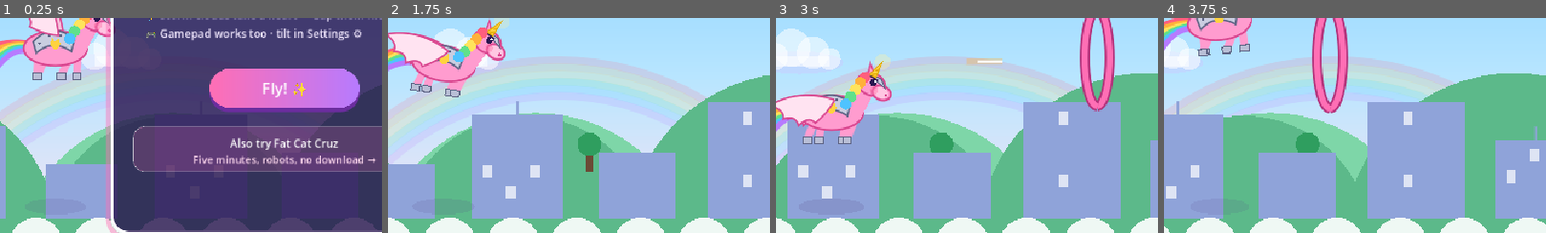
Above: before the commit, frames 1-4 (left to right).
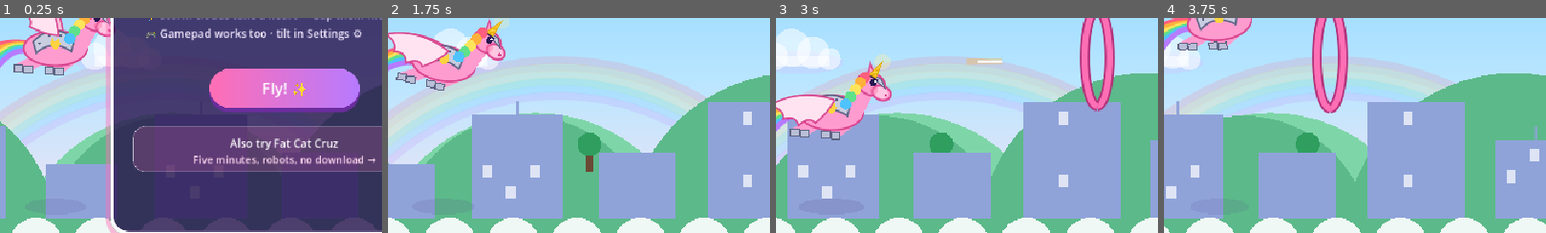
Above: after the commit, the same moments.

Repository: Dan8NOD/flying-unicorn
Game: Godot game, scene res://main.tscn
Same seed, same stepped clock (60 frames per second), same inputs: the game is played once before the commit and once after it.
Inputs (mouse positions are % of the whole screen's width and height, from its top left):
- Up to frame 1 (0.25 s): no input
- Up to frame 2 (1.75 s): tap Enter at 0.5 s; move the mouse to (72, 45) at 0.52 s; hold D (fly_right) 0.53-1.25 s; hold Space (fire) 0.53-1.25 s; click (72, 45) at 0.67 s; drag from (30, 55) to (45, 70) at 1.27 s
- Up to frame 3 (3 s): move the mouse to (60, 28) at 2.02 s; hold D (fly_right) 2.03-2.75 s; tap K at 2.1 s; drag from (45, 70) to (20, 35) at 2.77 s
- Up to frame 4 (3.75 s): move the mouse to (80, 65) at 3.52 s; hold A (fly_left) from 3.53 s (still down); tap Keypad Enter at 3.6 s
The pictures show only the part of the screen within x 13-63%, y 46-96%; the shares and areas given below are measured in that part.

The runs differ from the first frame. In frame 1, 0.9% of the frame differs, in the area x 3-22%, y 18-29%; in frame 2, 0.9%; in frame 3, 0.9%; in frame 4, 1.0%, in the area x 3-23%, y 6-18%.

Commit message:
Boss saucers + folded legs + gold size fun
Legs fold back for flight (sleepy ripple, hooves tucked) - no
more sky-gallop. Gold rings snap her 30% smaller or 30% bigger
at random, easing back over ~2s, with a tighter faster spin.
Every level sends a donut saucer boss on 4s: 15s countdown,
3x cloud armor, mid-fight shield top-up, slow random drift
that quickens 30% by the end, triple purple bolt spreads, and
a purple shield ring showing remaining HP. Rings spread wider
while he is here; he stays high so they stay grabbable. Horn
lasers and the eye-beam (heavy ticks) both hurt him; unbeaten,
he leaves and returns next level. Kills tracked on HUD and the
end card, with a new ElevenLabs arrival horn. Verified
headless 30s clean + windowed boss shot.

Diff:
--- a/main.gd
+++ b/main.gd
@@ -70,6 +70,8 @@
 const BEAM_PERIOD := 6.0
 const BEAM_DUR := 3.0
 var heat := 0.0
+var size_pop := 0.0
+var size_mul := 1.0
 var overheated := false
 var reload_t := 0.0
 var fire_ok := true
@@ -78,6 +80,12 @@
 var hill_x := 0.0
 var city_x := 0.0
 var ground_y := 0.0
+var boss: Boss = null
+var bolts: Array = []
+var boss_t := 0.0
+var boss_spawn_t := 4.0
+var boss_kills := 0
+var bolt_cd := 0.0
 var last_ring_y := H / 2
 var hurt_timer := 0.0
 var flash := 0.0
@@ -148,6 +156,31 @@
 	var gust := false
 	var lit := false
 	var zappy := false
+
+
+class Bolt:
+	var x: float
+	var y: float
+	var vx: float
+	var vy: float
+	var dead := false
+
+
+class Boss:
+	var x: float
+	var y: float
+	var hp := 6
+	var max_hp := 6
+	var phase := 0.0
+	var vx := 0.0
+	var vy := 0.0
+	var retarget := 0.0
+	var enter := true
+	var leaving := false
+	var shielded := false
+	var hit_flash := 0.0
+	var beam_tick := 0.0
+	var dead := false
 
 
 class Laser:
@@ -463,6 +496,7 @@
 	rings = []; clouds = []; lasers = []; particles = []; pickups = []; popups = []
 	ring_timer = 0.6; cloud_timer = 3.5; fire_cooldown = 0; last_ring_y = H / 2
 	heat = 0; overheated = false; reload_t = 0; fire_ok = true; beam_cd = BEAM_PERIOD; beam_t = 0
+	size_pop = 0; size_mul = 1; boss = null; bolts = []; boss_t = 0; boss_spawn_t = 4.0; boss_kills = 0; bolt_cd = 0
 	hurt_timer = 0; flash = 0; level_banner = 2.2; t = 0
 	over_card_timer = 0; over_card_visible = false
 	uni.y = H / 2; uni.vy = 0; uni.vx = 0
@@ -496,6 +530,8 @@
 	over_card_timer = 1.2
 	over_card_visible = false
 	over_fx_timer = 0
+	boss = null
+	bolts = []
 
 
 var _had_focus := false
@@ -573,8 +609,11 @@
 	if hurt_timer > 0: hurt_timer -= dt
 	fire_cooldown = maxf(0, fire_cooldown - dt)
 	_tick_weapons(dt)
+	_boss_update(dt)
 	# Feel timers: reactions decay, ambient life goes on.
 	react_pop = maxf(0.0, react_pop - dt * 3.5)
+	if size_pop > 0:
+		size_pop -= dt
 	react_angle += react_spin * dt
 	react_spin = move_toward(react_spin, 0.0, dt * 14.0)
 	# Settle back to upright — a resting tilt reads as stuck sideways.
@@ -699,7 +738,7 @@
 			if absf(uni.y - r.y) < r.ry - 12:
 				r.result = "hit"
 				react_pop = 1.0
-				if r.gold: react_spin = 7.0
+				if r.gold: _gold_hit()
 				combo += 1; rings_passed += 1
 				best_combo = maxi(best_combo, combo)
 				var pts := (50 if r.gold else 10) * combo
@@ -802,18 +841,28 @@
 		return
 	if beam_t > 0:
 		beam_t -= dt
-		_beam_hit()
+		_beam_hit(dt)
 		if beam_t <= 0:
 			beam_cd = BEAM_PERIOD - BEAM_DUR
 	elif beam_cd > 0:
 		beam_cd -= dt
 		if beam_cd <= 0:
 			beam_t = BEAM_DUR
+			if boss != null:
+				boss.beam_tick = 0.0
 			synth.beam()
 			_popup(uni.x, uni.y - 130, "EYE BEAM!", Color("ff4d5e"))
 
 
-func _beam_hit() -> void:
+func _beam_hit(dt: float) -> void:
+	if boss != null and not boss.dead and not boss.leaving:
+		var bin: bool = (absf(boss.x - uni.x) < 90 and boss.y < uni.y) if vertical else (boss.x > uni.x - 20 and absf(boss.y - (uni.y - 18)) < 90)
+		if bin:
+			boss.beam_tick -= dt
+			if boss.beam_tick <= 0:
+				boss.beam_tick = 0.6
+				_damage_boss(1)
+				_burst(boss.x, boss.y, 10, [Color.WHITE, Color("ff4d5e")], 220)
 	for c in clouds:
 		if c.dead:
 			continue
@@ -822,6 +871,176 @@
 			c.dead = true
 			score += 25
 			_burst(c.x, c.y, 24, [Color.WHITE, Color("ff4d5e"), Color("ffd23f")], 260)
+
+
+func _spawn_boss() -> void:
+	var nb := Boss.new()
+	nb.hp = 5 + level
+	nb.max_hp = nb.hp
+	nb.phase = randf_range(0, 6)
+	if vertical:
+		nb.x = VW / 2
+		nb.y = -80
+	else:
+		nb.x = W + 80
+		nb.y = H * 0.25
+	boss = nb
+	boss_t = 15.0
+	bolt_cd = 1.5
+	_popup(clampf(nb.x, 140, (VW if vertical else W) - 140), 150, "BOSS! 15s!", Color("c77bff"))
+	synth.boss()
+
+
+func _boss_update(dt: float) -> void:
+	if state != "play":
+		return
+	if boss == null:
+		boss_spawn_t -= dt
+		if boss_spawn_t <= 0:
+			_spawn_boss()
+		return
+	var b := boss
+	if b.hit_flash > 0:
+		b.hit_flash -= dt
+	var ramp := 1.0 + 0.3 * (1.0 - clampf(boss_t / 15.0, 0.0, 1.0))
+	if b.leaving:
+		if vertical:
+			b.y += 420 * dt
+		else:
+			b.x += 420 * dt
+		_update_bolts(dt, false)
+		if (b.y > VH + 100) if vertical else (b.x > W + 100):
+			boss = null
+		return
+	boss_t -= dt
+	if boss_t <= 7.5 and not b.shielded:
+		b.shielded = true
+		b.hp += 2
+		b.max_hp += 2
+		_popup(b.x, b.y - 70, "Shield up!", Color("b77bff"))
+	if boss_t <= 0:
+		_boss_escape()
+		return
+	if b.enter:
+		if vertical:
+			b.y += 130 * dt
+			if b.y >= 150:
+				b.enter = false
+		else:
+			b.x -= 130 * dt
+			if b.x <= W - 170:
+				b.enter = false
+	else:
+		b.retarget -= dt
+		if b.retarget <= 0:
+			b.retarget = randf_range(1.5, 3.0)
+			b.vx = randf_range(-55, 55)
+			b.vy = randf_range(-40, 40)
+		b.x += (b.vx * ramp + sin(t * 1.7 + b.phase) * 20) * dt
+		b.y += (b.vy * ramp + cos(t * 1.3 + b.phase) * 16) * dt
+		if vertical:
+			b.x = clampf(b.x, 70, VW - 70)
+			b.y = clampf(b.y, 100, VH * 0.4)
+		else:
+			b.x = clampf(b.x, W * 0.45, W - 100)
+			b.y = clampf(b.y, 80, H * 0.45)
+	bolt_cd -= dt
+	if bolt_cd <= 0 and not b.enter:
+		bolt_cd = 1.6
+		var base := Vector2(uni.x - b.x, uni.y - b.y).angle()
+		for k in [-1, 0, 1]:
+			var nb := Bolt.new()
+			nb.x = b.x
+			nb.y = b.y + 20
+			var ang: float = base + k * 0.18
+			nb.vx = cos(ang) * 330
+			nb.vy = sin(ang) * 330
+			bolts.append(nb)
+		synth.zap()
+	_laser_vs_boss()
+	_update_bolts(dt, true)
+
+
+func _laser_vs_boss() -> void:
+	if boss == null or boss.dead or boss.leaving:
+		return
+	for l in lasers:
+		if not l.dead and Vector2(l.x - boss.x, l.y - boss.y).length() < 64:
+			l.dead = true
+			_damage_boss(1)
+			_burst(l.x, l.y, 6, [Color.WHITE, Color("c77bff")], 160)
+
+
+func _damage_boss(n: int) -> void:
+	if boss == null or boss.dead:
+		return
+	boss.hp -= n
+	boss.hit_flash = 0.08
+	if boss.hp <= 0:
+		_kill_boss()
+	else:
+		synth.zap()
+
+
+func _kill_boss() -> void:
+	var pts := 100 + 25 * level
+	score += pts
+	_popup(boss.x, boss.y - 70, "BOSS DOWN! +%d" % pts, Color("ffd23f"))
+	_burst(boss.x, boss.y, 60, [Color.WHITE, Color("c77bff"), Color("ffd23f"), Color("ff4d5e")], 320)
+	_burst(boss.x, boss.y, 30, [Color("b77bff"), Color.WHITE], 180)
+	synth.level_up()
+	synth.poof()
+	boss_kills += 1
+	boss = null
+	bolts = []
+
+
+func _boss_escape() -> void:
+	boss.leaving = true
+	_popup(boss.x, boss.y - 70, "Boss got away…", Color("9adcff"))
+
+
+func _update_bolts(dt: float, can_hit: bool) -> void:
+	for bl in bolts:
+		bl.x += bl.vx * dt
+		bl.y += bl.vy * dt
+		if can_hit and not bl.dead and hurt_timer <= 0 and Vector2(uni.x - bl.x, uni.y - bl.y).length() < 30:
+			bl.dead = true
+			_hurt_player()
+	bolts = bolts.filter(func(bl): return not bl.dead and bl.x > -60 and bl.x < (VW if vertical else W) + 60 and bl.y > -60 and bl.y < (VH if vertical else H) + 60)
+
+
+func _hurt_player() -> void:
+	hearts -= 1
+	combo = 0
+	hurt_timer = 1.6
+	flash = 0.25
+	react_pop = 1.0
+	react_spin = -9.0
+	_burst(uni.x, uni.y, 20, [Color("c77bff"), Color("ffe45c")], 200)
+	synth.hurt()
+	Input.vibrate_handheld(300)
+	if hearts <= 0:
+		game_over()
+
+
+func _draw_boss() -> void:
+	_wxf(Vector2(boss.x, boss.y), sin(t * 2 + boss.phase) * 0.08, Vector2.ONE)
+	_fill_ellipse(Vector2(0, 28), 54, 14, Color(0.7, 0.3, 1, 0.25))
+	draw_circle(Vector2(0, -12), 20, Color.WHITE if boss.hit_flash > 0 else Color("c9cde0"))
+	draw_arc(Vector2(0, -12), 20, PI, TAU, 24, Color("5d6384"), 2.5, true)
+	draw_circle(Vector2(6, -18), 6, Color(1, 1, 1, 0.6))
+	_fill_ellipse(Vector2.ZERO, 56, 24, Color.WHITE if boss.hit_flash > 0 else Color("8b86a8"))
+	draw_polyline(_arc_pts(0, 0, 56, 24, 0, TAU, 40), Color("3d3a5c"), 3, true)
+	_fill_ellipse(Vector2.ZERO, 26, 11, Color("1a1430"))
+	draw_polyline(_arc_pts(0, 0, 26, 11, 0, TAU, 28), Color("b77bff"), 2.5, true)
+	for i in 3:
+		var la := t * 3 + i * TAU / 3.0
+		var lc := Color("ff4d5e") if i == 0 else (Color("ffd23f") if i == 1 else Color("7df0c8"))
+		draw_circle(Vector2(cos(la) * 44, sin(la) * 18), 5, lc)
+	var frac := clampf(float(boss.hp) / float(maxi(boss.max_hp, 1)), 0.0, 1.0)
+	draw_arc(Vector2.ZERO, 70, -PI / 2, -PI / 2 + TAU * frac, 44, Color("b77bff"), 5, true)
+	_world_apply()
 
 
 func _roll_cloud_kind(c: StormCloud) -> void:
@@ -859,7 +1078,8 @@
 func _spawn_ring_top() -> void:
 	var r := Ring.new()
 	r.gold = randf() < 0.12
-	r.x = clampf(last_ring_x + randf_range(-140, 140), 70, VW - 70)
+	var rspread: float = randf_range(-220, 220) if boss != null else randf_range(-140, 140)
+	r.x = clampf(last_ring_x + rspread, 70, VW - 70)
 	last_ring_x = r.x
 	r.y = -70
 	r.base_y = r.y
@@ -959,7 +1179,7 @@
 			if Vector2(uni.x - r.x, uni.y - r.y).length() < r.rx - 10:
 				r.result = "hit"
 				react_pop = 1.0
-				if r.gold: react_spin = 7.0
+				if r.gold: _gold_hit()
 				combo += 1; rings_passed += 1
 				best_combo = maxi(best_combo, combo)
 				var pts := (50 if r.gold else 10) * combo
@@ -1051,7 +1271,7 @@
 func _spawn_ring() -> void:
 	var r := Ring.new()
 	r.gold = randf() < 0.12
-	r.y = clampf(last_ring_y + randf_range(-170, 170), 90, H - 110)
+	r.y = clampf(last_ring_y + randf_range(-260, 260) if boss != null else last_ring_y + randf_range(-170, 170), 90, H - 110)
 	r.base_y = r.y
 	last_ring_y = r.y
 	r.ry = 50.0 if r.gold else 62.0
@@ -1283,6 +1503,8 @@
 
 func _level_up() -> void:
 	level += 1
+	if boss == null:
+		boss_spawn_t = 4.0
 	speed = 260.0 * pow(1.07, mini(level - 1, 14))
 	level_banner = 2.4
 	synth.level_up()
@@ -1437,7 +1659,16 @@
 # Body pivots compose with the world transform through _wxf and always
 # return through _world_apply — draw_set_transform is absolute, not composed.
 func _react_sc() -> Vector2:
-	return Vector2.ONE * (1.0 + 0.15 * react_pop)
+	return Vector2.ONE * (1.0 + 0.15 * react_pop) * _size_k()
+
+func _size_k() -> float:
+	return lerpf(1.0, size_mul, clampf(size_pop / 1.8, 0.0, 1.0))
+
+
+func _gold_hit() -> void:
+	react_spin = 9.0
+	size_mul = 0.7 if randf() < 0.5 else 1.3
+	size_pop = 1.8
 func _draw_wing(front: bool, flap: float, body_rot: float) -> void:
 	var wing_off := Vector2(4 if front else 10, -16).rotated(body_rot)
 	_wxf(Vector2(uni.x, uni.y) + wing_off, body_rot - 0.35 + flap * 0.65 + react_angle, _react_sc())
@@ -1462,16 +1693,19 @@
 	_draw_wing(false, flap, uni.tilt)
 	_wxf(Vector2(uni.x, uni.y), uni.tilt + react_angle, _react_sc())
 
-	# Legs (galloping through the air)
-	var legs := [[-22, 1], [-12, -1], [18, -1], [28, 1]]
+	# Legs folded back for flight — no more sky-gallop, just a sleepy ripple.
+	var fold := sin(t * 3.0) * 2.0
+	var legs := [[-24, 0], [-12, 1], [14, 2], [26, 3]]
 	for leg in legs:
-		var hx: float = leg[0] + gallop * 8 * leg[1] - 6
-		draw_line(Vector2(leg[0], 12), Vector2(hx, 34), Color("ff9ccf"), 9, true)
-	# Armored hooves
+		var sx: float = leg[0] - 24 + fold * (1 + leg[1] * 0.3)
+		var sy: float = 24 + leg[1] * 1.5
+		draw_line(Vector2(leg[0], 12), Vector2(sx, sy), Color("ff9ccf"), 9, true)
+	# Armored hooves tucked at the folded ends
 	for leg in legs:
-		var hx: float = leg[0] + gallop * 8 * leg[1] - 6
-		draw_rect(Rect2(hx - 5.5, 31, 11, 8), Color("b9bfd6"))
-		draw_rect(Rect2(hx - 5.5, 31, 11, 8), Color("5d6384"), false, 1.5)
+		var sx: float = leg[0] - 24 + fold * (1 + leg[1] * 0.3)
+		var sy: float = 24 + leg[1] * 1.5
+		draw_rect(Rect2(sx - 5.5, sy - 3, 11, 8), Color("b9bfd6"))
+		draw_rect(Rect2(sx - 5.5, sy - 3, 11, 8), Color("5d6384"), false, 1.5)
 
 	# Body
 	_fill_ellipse(Vector2.ZERO, 40, 22, Color("ff9ccf"))
@@ -1818,7 +2052,7 @@
 	var y := H / 2 - 200 + 40
 	_rainbow_title(W / 2, y, _over_title(), 40)
 	y += 50
-	_text_c(Vector2(W / 2, y), "She floated down safe on a fluffy cloud. Best combo: x%d" % best_combo, 15, Color("ffd9ef"))
+	_text_c(Vector2(W / 2, y), "She floated down safe on a fluffy cloud. Best combo: x%d · Bosses: %d" % [best_combo, boss_kills], 15, Color("ffd9ef"))
 	y += 42
 	_text_c(Vector2(W / 2, y), str(score), 40, Color("ffd23f"))
 	y += 38
@@ -1881,6 +2115,14 @@
 	draw_rect(Rect2(22, 132, 110 * beam_k, 6), Color("ff4d5e"))
 	if overheated and int(t * 4) % 2 == 0:
 		_stroke_text(Vector2(22, 150), "RELOADING…", 16, Color("9adcff"), HORIZONTAL_ALIGNMENT_LEFT, 4)
+	if boss != null:
+		var bt := maxi(0, int(ceil(boss_t)))
+		_stroke_text(Vector2(VW / 2, 40), "BOSS %d" % bt, 26, Color("ff4d5e") if bt <= 5 else Color.WHITE, HORIZONTAL_ALIGNMENT_CENTER, 5)
+		var bfrac := clampf(float(boss.hp) / float(maxi(boss.max_hp, 1)), 0.0, 1.0)
+		draw_rect(Rect2(VW / 2 - 70, 50, 140, 8), Color(1, 1, 1, 0.25))
+		draw_rect(Rect2(VW / 2 - 70, 50, 140 * bfrac, 8), Color("b77bff"))
+	if boss_kills > 0:
+		_stroke_text(Vector2(22, 166), "BOSS x%d" % boss_kills, 15, Color("c77bff"), HORIZONTAL_ALIGNMENT_LEFT, 4)
 	if combo > 1:
 		_stroke_text(Vector2(VW / 2, 40), "Combo x%d" % combo, 22, RAINBOW[int(t * 8) % 6], HORIZONTAL_ALIGNMENT_CENTER, 5)
 	if level_banner > 0 and state == "play":
@@ -1944,6 +2186,14 @@
 		draw_line(o, far, Color(1, 0.3, 0.35, 0.9), fl, true)
 		draw_line(o, far, Color.WHITE, 4, true)
 		draw_circle(o, 13, Color(1, 0.4, 0.45, 0.9))
+
+	# Boss saucer and its purple bolts.
+	if boss != null:
+		_draw_boss()
+	for bl in bolts:
+		draw_circle(Vector2(bl.x, bl.y), 9, Color(0.72, 0.48, 1, 0.4))
+		draw_circle(Vector2(bl.x, bl.y), 5, Color("c77bff"))
+		draw_circle(Vector2(bl.x, bl.y), 2.5, Color.WHITE)
 
 	if vertical:
 		_draw_pony_top()
--- a/synth.gd
+++ b/synth.gd
@@ -210,6 +210,9 @@
 func ready() -> void:
 	_play("ready", [{ "f": 880.0, "dur": 0.1, "wave": Wave.TRIANGLE, "vol": 0.1 }])
 
+func boss() -> void:
+	_play("boss1", [{ "f": 220.0, "dur": 0.8, "wave": Wave.SAWTOOTH, "vol": 0.1, "slide": -120.0 }])
+
 
 # Looping ambience beds on dedicated players (never stolen by one-shots).
 # Callers poll every frame; starting is idempotent and muting is honored.
Not shown, added: audio/beam1.mp3.import
Not shown, added: audio/reload1.mp3.import
Not shown, added: audio/boss1.mp3
